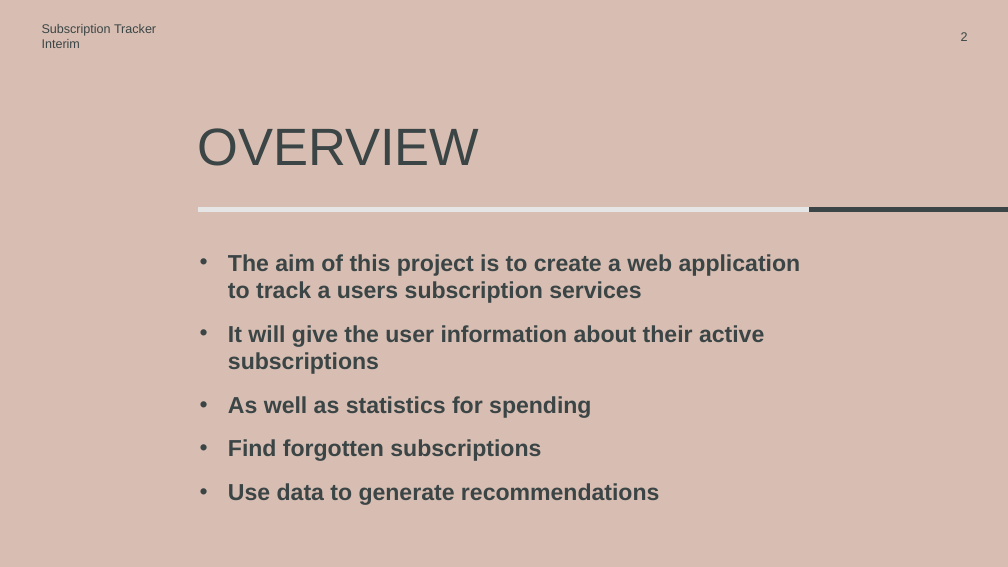
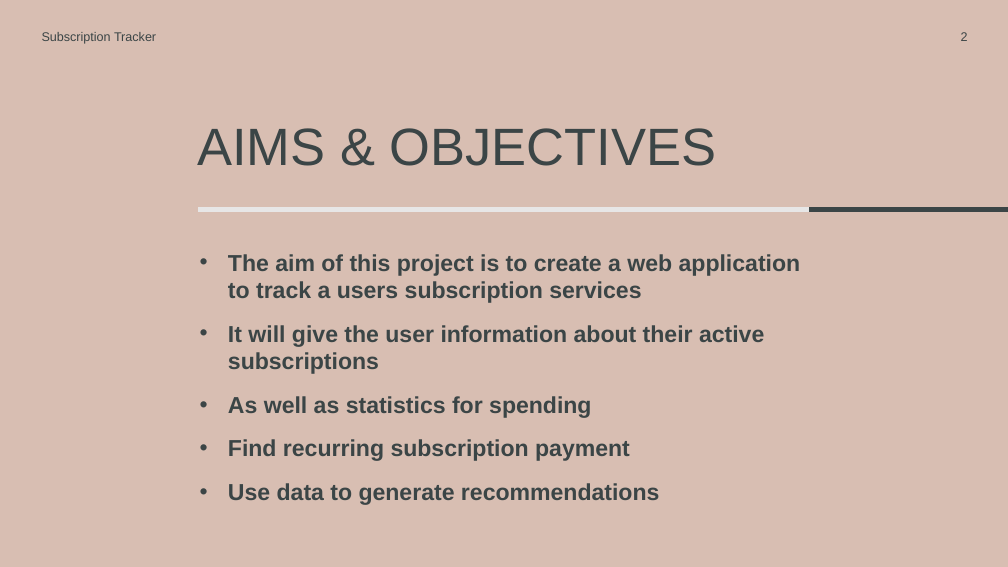
Before and after one commit to DorkSoul/4th-Year, a slide deck: slide 2 of Final-Year-Project/Subscription Tracker.pptx. Drawn at 1008x567 pixels with LibreOffice and Linux fonts; fonts in the diff are those of the drawing. Boxes give left, top, right and bottom in pixels: in the first picture for what was removed or moved away, otherwise in the second. Text is boxed around its words. In the diff, an @@ line names an element or a change of style, - is before the commit and + after.

```diff
--- a/Final-Year-Project/Subscription Tracker.pptx
+++ b/Final-Year-Project/Subscription Tracker.pptx
@@ text at <box>42,32,156,44</box>: text changed @@
-Subscription Tracker
-Interim
+Subscription Tracker
@@ title at <box>197,128,716,166</box>: text changed @@
-OVERVIEW
+AIMS & OBJECTIVES
@@ text at <box>228,439,630,461</box>: text changed @@
-• Find forgotten subscriptions
+• Find recurring subscription payment
```
Also in this commit, not shown: 9 other slides changed, 4 slides added, 2 slides removed, 26 other files.
